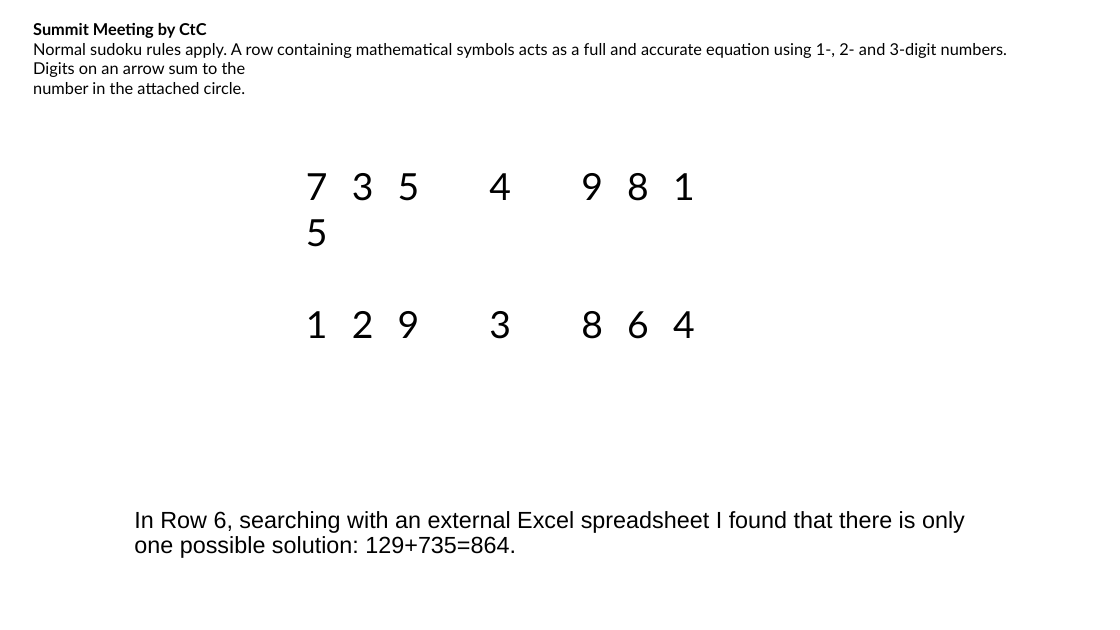
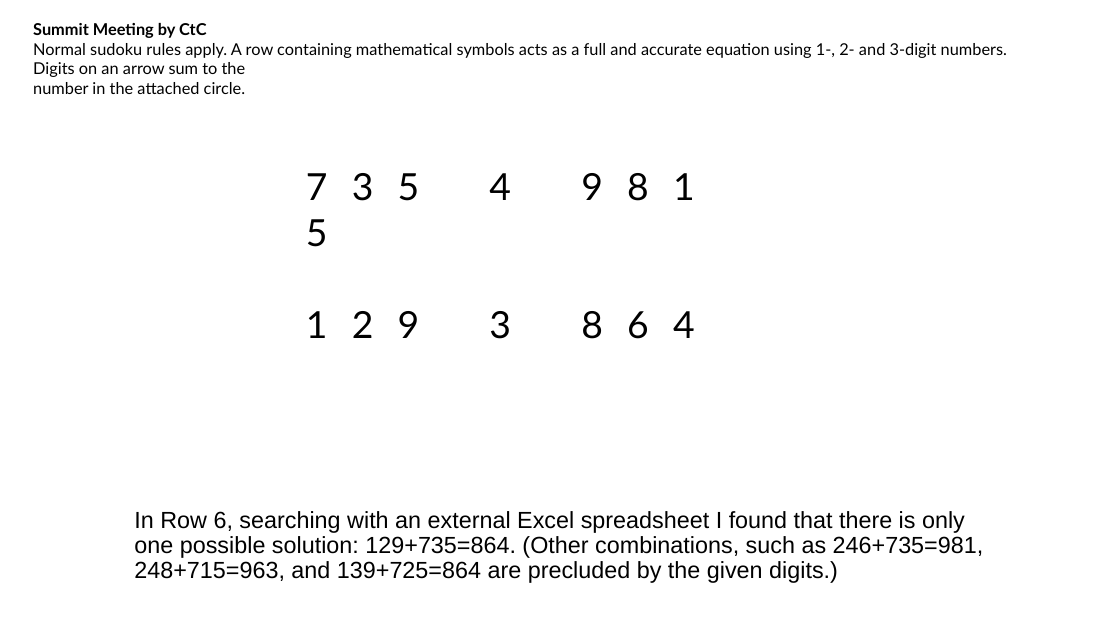
Before and after one commit to jhardis/WSJ_Number_Puzzles, a slide deck: slide 5 of 20261128_2.pptx. Drawn at 1120x630 pixels with LibreOffice and Linux fonts; fonts in the diff are those of the drawing; background and template pictures are left out. Boxes give left, top, right and bottom in pixels: in the first picture for what was removed or moved away, otherwise in the second. Text is boxed around its words. In the diff, an @@ line names an element or a change of style, - is before the commit and + after.

```diff
--- a/20261128_2.pptx
+++ b/20261128_2.pptx
@@ text at (x1=134, y1=511, x2=984, y2=583): text changed @@
-In Row 6, searching with an external Excel spreadsheet I found that there is only one possible solution: 129+735=864.
+In Row 6, searching with an external Excel spreadsheet I found that there is only one possible solution: 129+735=864. (Other combinations, such as 246+735=981, 248+715=963, and 139+725=864 are precluded by the given digits.)
```
Also in this commit, not shown: 4 other slides changed.
